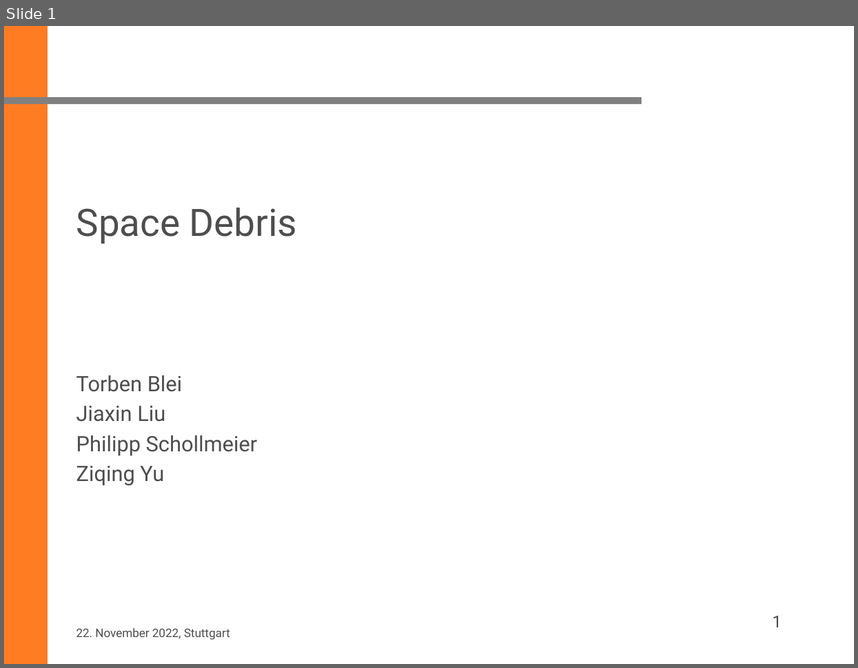
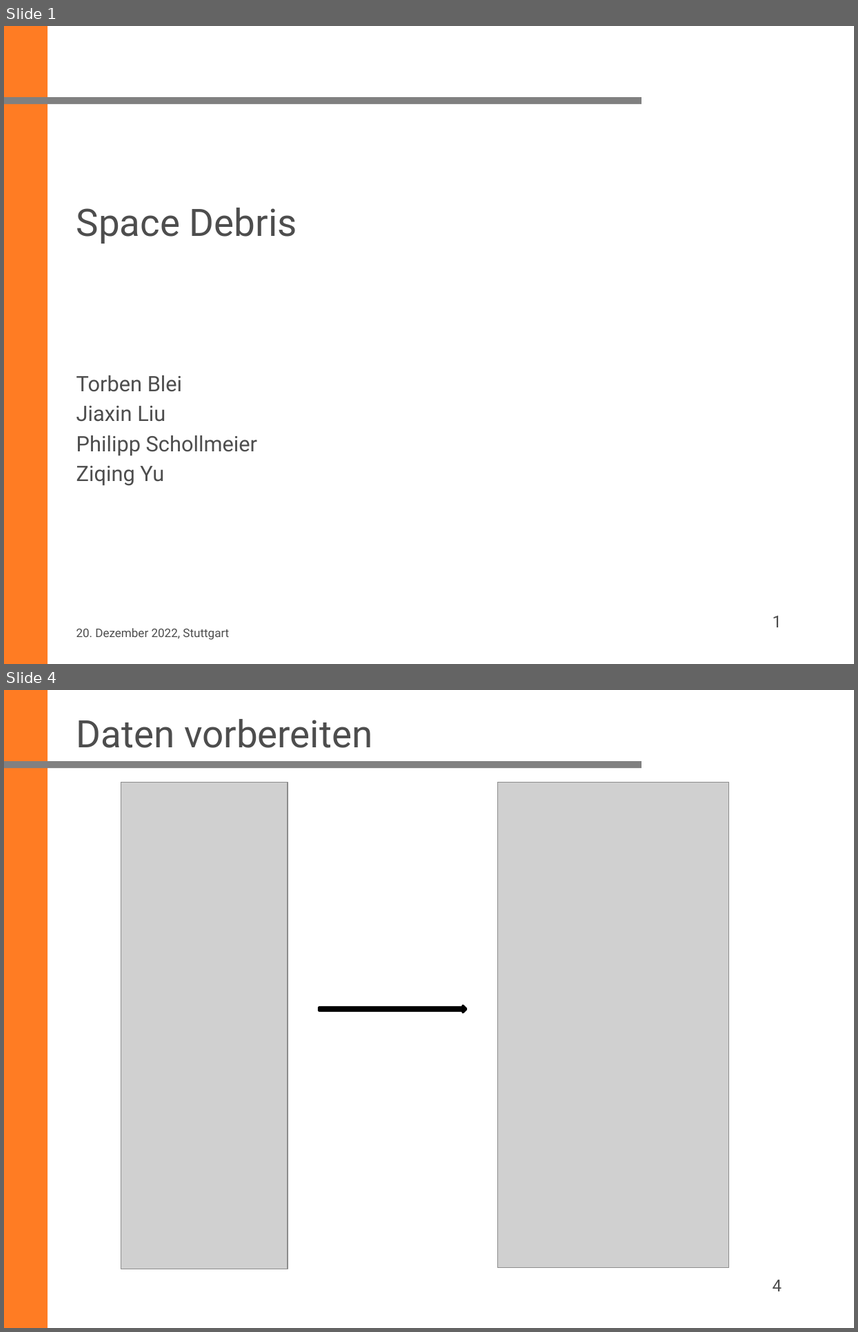
Before and after one commit to ziqing97/Seminar-Aktuelle-Geodaetische-Satelliten-missionen, a slide deck: Project_Space_Debris/vortrag/20221219_Yu.pptx. Shown one above the other, each under a label of ours: slide 1 before the commit, slides 1 and 4 after it; the slides between them are not shown. The pictures are 858x668 and 858x1332 pixels, drawn with LibreOffice and Linux fonts; fonts in the diff are those of the drawing; grey boxes stand for pictures; background and template pictures are left out. Boxes give left, top, right and bottom in pixels: in the first picture for what was removed or moved away, otherwise in the second. Text is boxed around its words. In the diff, an @@ line names an element or a change of style, - is before the commit and + after.

```diff
--- a/Project_Space_Debris/vortrag/20221219_Yu.pptx
+++ b/Project_Space_Debris/vortrag/20221219_Yu.pptx
@@ slide 4 added at bbox=[4, 690, 854, 1328], background #FFFFFF; not listed: 2 template elements that a slide beside it also shows @@
@@ title added at bbox=[76, 719, 372, 748], 32 pt, text #4D4D4D @@
+Daten vorbereiten
@@ picture added at bbox=[121, 782, 288, 1268] @@
@@ picture added at bbox=[498, 782, 729, 1268] @@
@@ right arrow added at bbox=[319, 1005, 466, 1012], fill #000000, outline #000000 2 pt @@
@@ page number added at bbox=[773, 1279, 782, 1291], 14 pt, text #4D4D4D @@
+4
@@ slide 1 changed as well @@
@@ text at bbox=[76, 628, 229, 639]: text changed @@
-22. November 2022, Stuttgart
+20. Dezember 2022, Stuttgart
```
Also in this commit, not shown: 5 other slides added, 2 other files.
